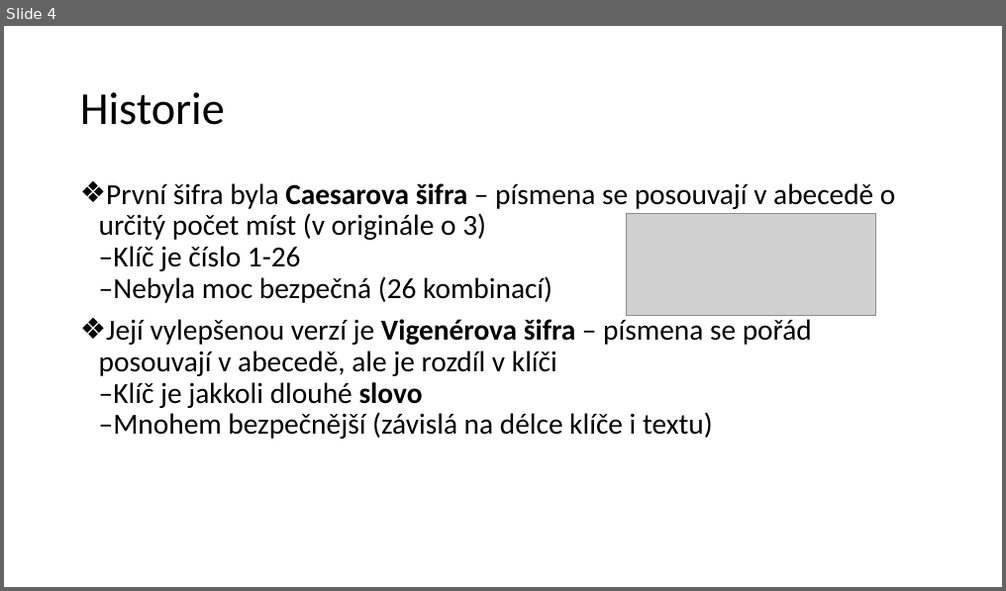
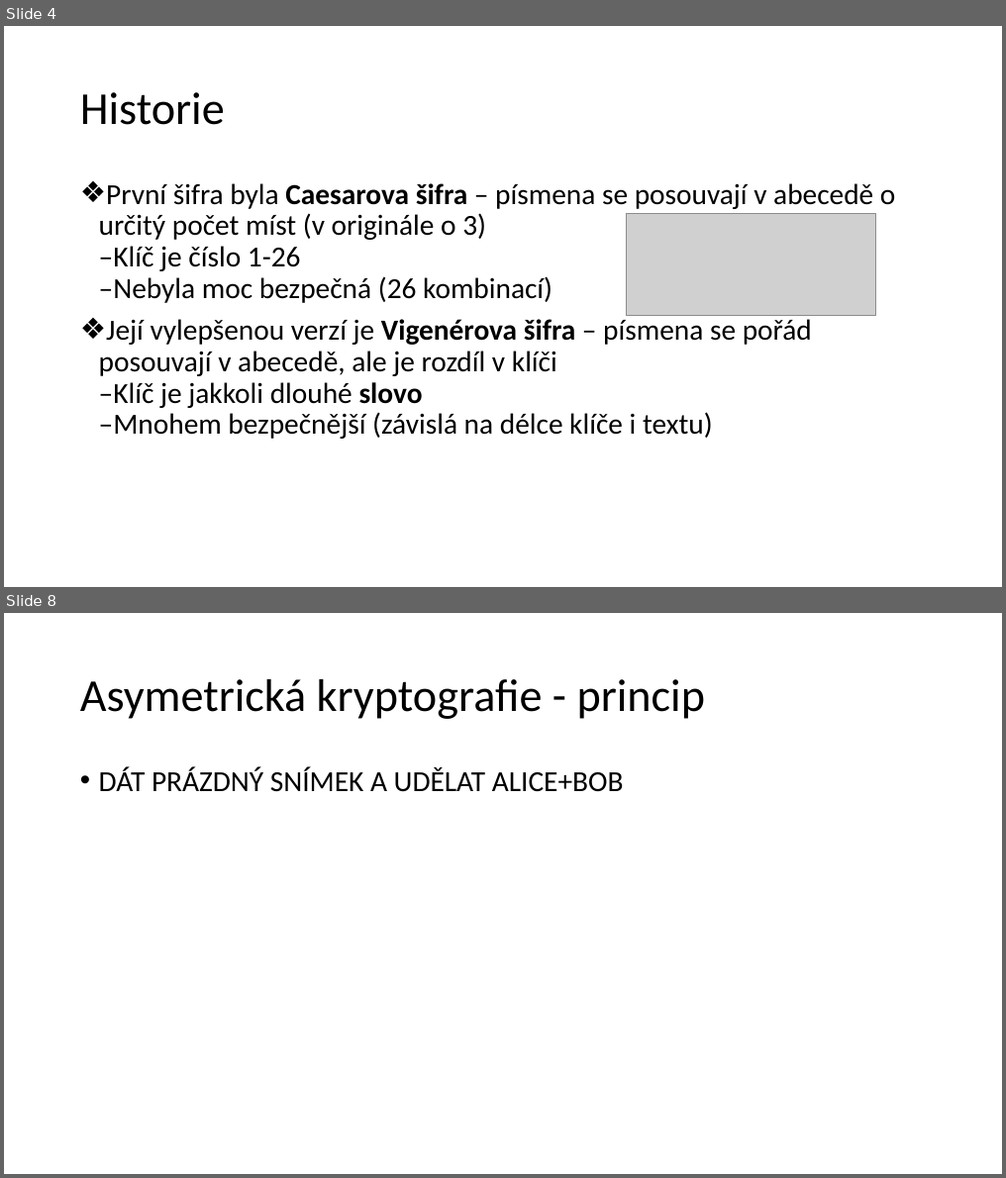
Before and after one commit to Xantus103/Kryptografie-prezentace, a slide deck: Šifrování JŽ.pptx. Shown one above the other, each under a label of ours: slide 4 before the commit, slides 4 and 8 after it; the slides between them are not shown. The pictures are 1006x591 and 1006x1178 pixels, drawn with LibreOffice and Linux fonts; fonts in the diff are those of the drawing; grey boxes stand for pictures; background and template pictures are left out. Boxes give left, top, right and bottom in pixels: in the first picture for what was removed or moved away, otherwise in the second. Text is boxed around its words. In the diff, an @@ line names an element or a change of style, - is before the commit and + after.

```diff
--- a/Šifrování JŽ.pptx
+++ b/Šifrování JŽ.pptx
@@ slide 8 added at (4, 613, 1002, 1174), background picture (left out) @@
@@ title added at (80, 679, 705, 719), 44 pt, text #000000 @@
+Asymetrická kryptografie - princip
@@ text added at (99, 766, 624, 792), 28 pt, text #000000 @@
+• DÁT PRÁZDNÝ SNÍMEK A UDĚLAT ALICE+BOB
```
Also in this commit, not shown: 1 slide changed, 3 other slides added, 4 other files.
